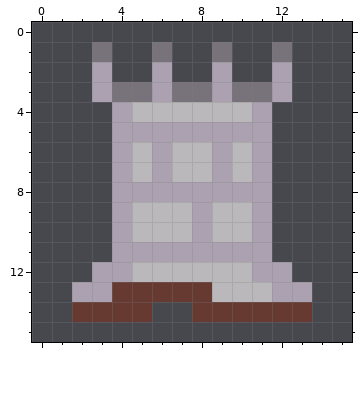
Edited in one commit: pixel-art sprite (game/magitower/content/image/tower.png). Above is the file before it was changed.
The file is 16x16 pixels.
After the commit:
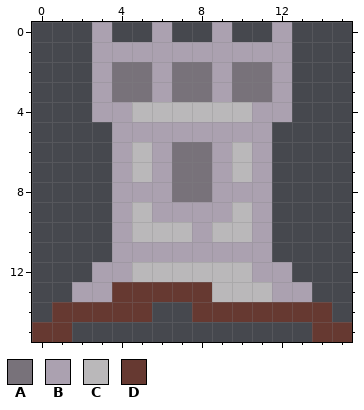
Palette (. is transparent): A #78727a  B #aba1b0  C #bab8ba  D #663931
Difference:
y 0: x 3 . -> B; x 6 . -> B; x 9 . -> B; x 12 . -> B
y 1: x 3..12 A..A..A..A -> BBBBBBBBBB
y 2: x 4..5 .. -> AA; x 7..8 .. -> AA; x 10..11 .. -> AA
y 4: x 3 . -> B; x 12 . -> B
y 6..7: x 7..8 CC -> AA
y 8: x 7..8 BB -> AA
y 9: x 6..7 CC -> BB; x 9 C -> B
y 14: x 1 . -> D; x 14 . -> D
y 15: x 0..1 .. -> DD; x 14..15 .. -> DD
